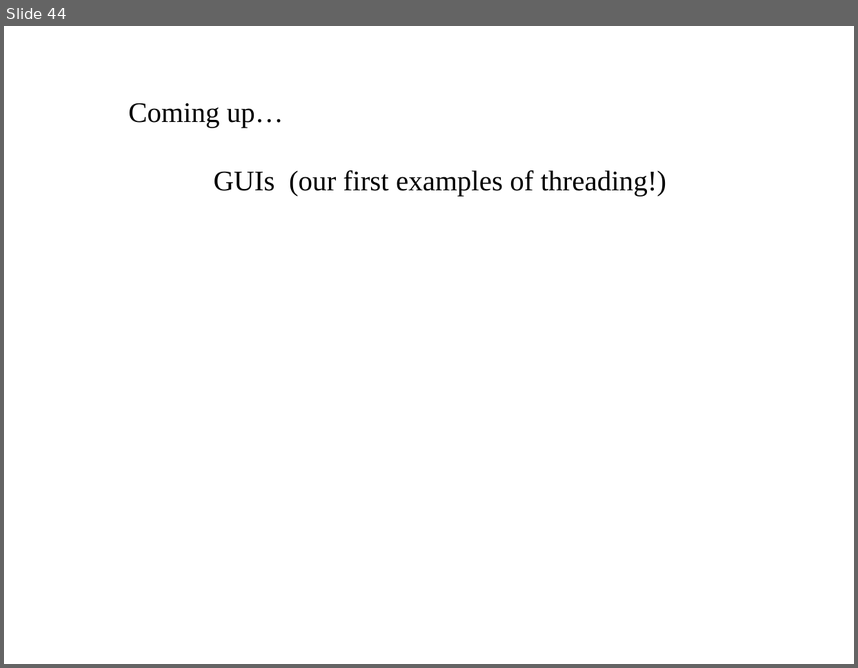
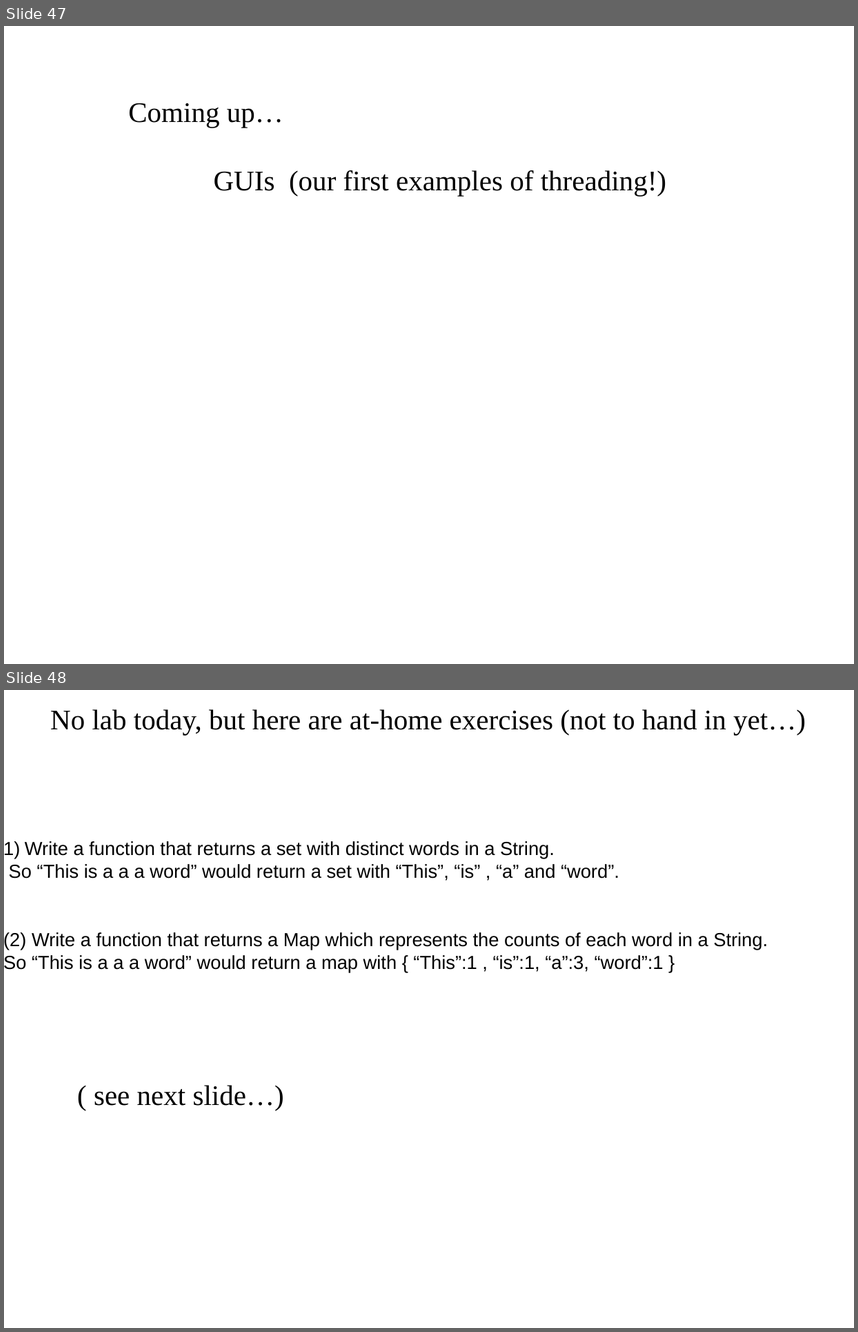
Before and after one commit to afodor/afodor.github.io, a slide deck: classes/prog2015/Prog3-Lecture9.ppt. Shown one above the other, each under a label of ours: slide 44 before the commit, slides 47 and 48 after it. The pictures are 858x668 and 858x1332 pixels, drawn with LibreOffice and Linux fonts; fonts in the diff are those of the drawing. Boxes give left, top, right and bottom in pixels: in the first picture for what was removed or moved away, otherwise in the second. Text is boxed around its words. In the diff, an @@ line names an element or a change of style, - is before the commit and + after.

```diff
--- a/classes/prog2015/Prog3-Lecture9.ppt
+++ b/classes/prog2015/Prog3-Lecture9.ppt
@@ slide 48 added at (4, 690, 854, 1328), background #FFFFFF @@
@@ text added at (50, 709, 806, 735), 24 pt, text #000000 @@
+No lab today, but here are at-home exercises (not to hand in yet…)
@@ text added at (4, 841, 768, 972), 16 pt, text #000000 @@
+1) Write a function that returns a set with distinct words in a String.
+So “This is a a a word” would return a set with “This”, “is” , “a” and “word”.
+(2) Write a function that returns a Map which represents the counts of each word in a String.
+So “This is a a a word” would return a map with { “This”:1 , “is”:1, “a”:3, “word”:1 }
@@ text added at (94, 1085, 284, 1110), 24 pt, text #000000 @@
+( see next slide…)
@@ what was slide 44 is now slide 47 @@
```
Also in this commit, not shown: 1 slide changed, 4 other slides added, 1 other file.
